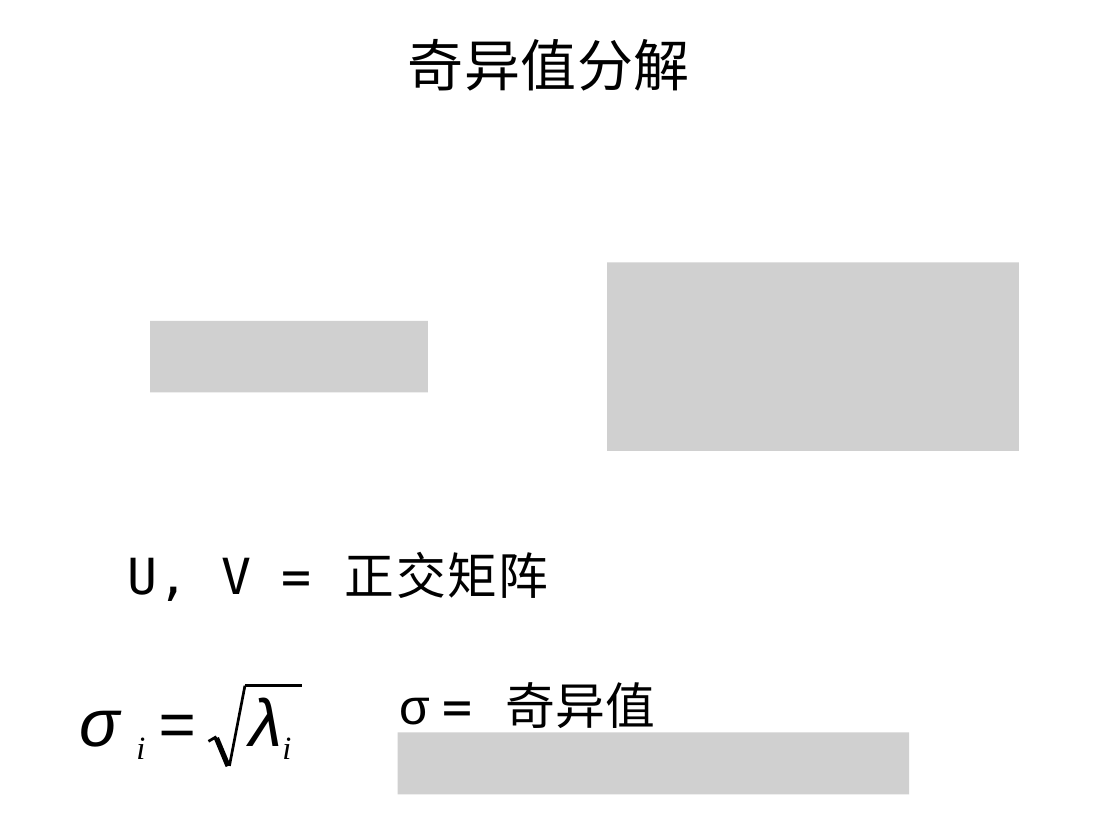
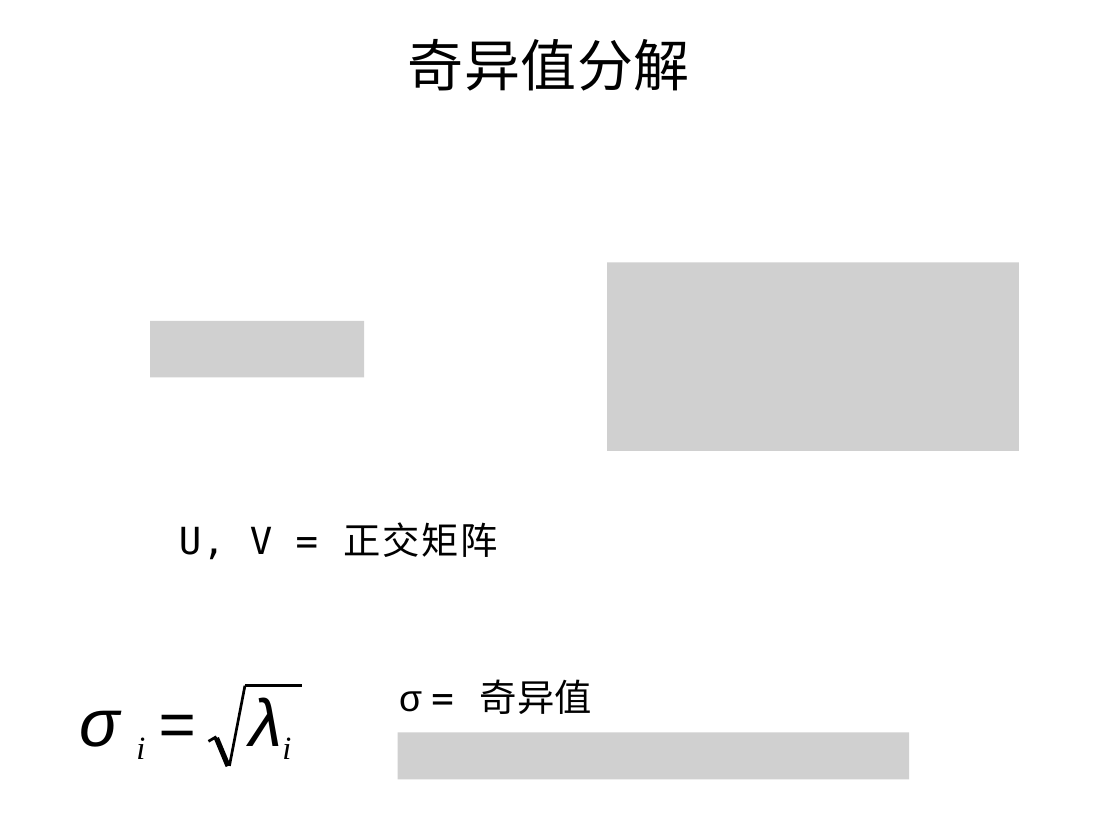
Before and after one commit to evenhax/translation_and_refining_for_cs231a, a slide deck: slide 60 of PPT231a_trans_and_refine/中文矫正版/lecture3_camera_calibration - 副本.pptx. Drawn at 1120x840 pixels with LibreOffice and Linux fonts; fonts in the diff are those of the drawing; grey boxes stand for pictures. Boxes give left, top, right and bottom in pixels: in the first picture for what was removed or moved away, otherwise in the second. Text is boxed around its words. In the diff, an @@ line names an element or a change of style, - is before the commit and + after.

```diff
--- a/PPT231a_trans_and_refine/中文矫正版/lecture3_camera_calibration - 副本.pptx
+++ b/PPT231a_trans_and_refine/中文矫正版/lecture3_camera_calibration - 副本.pptx
@@ picture: place and size @@
-picture at [150, 320, 428, 392]
+picture at [150, 320, 364, 376]
@@ text "U, V = 正交矩阵" at [179, 522, 498, 560]: size 32 to 24 pt @@
@@ text "σ = 奇异值" at [399, 679, 592, 714]: size 32 to 24 pt @@
@@ picture: place and size @@
-picture at [398, 732, 909, 794]
+picture at [398, 732, 909, 780]
```
Also in this commit, not shown: 13 other slides changed, 3 other files.
